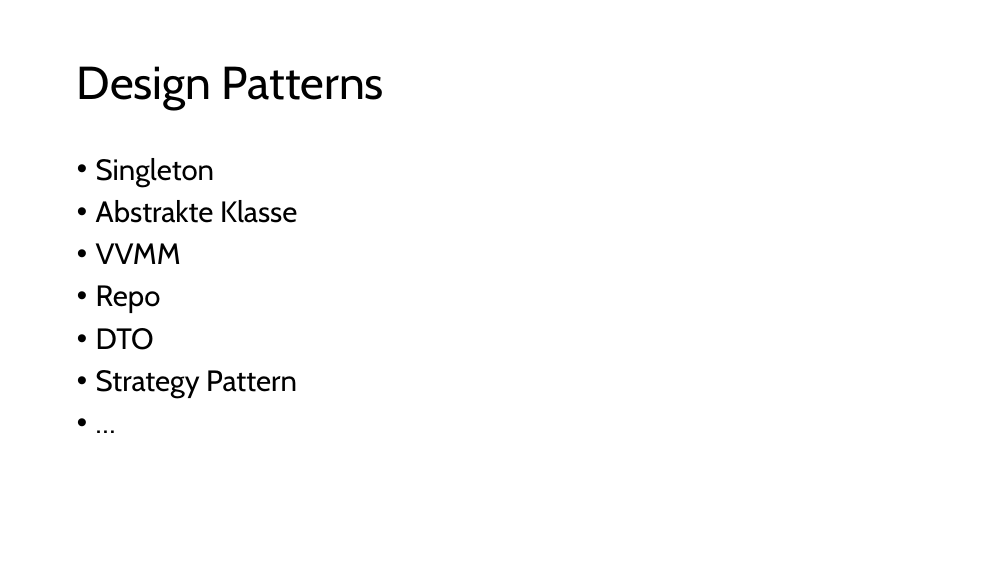
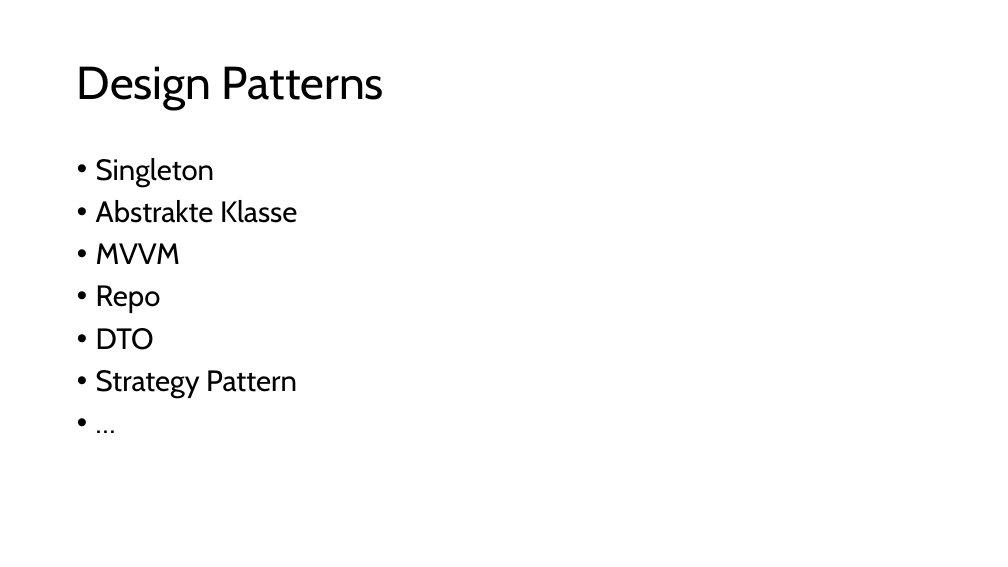
Before and after one commit to TheEinfachFelix/Invenfinity, a slide deck: slide 15 of docs/InvenfinityPresi.pptx (slide 18 before the commit). Drawn at 1008x567 pixels with LibreOffice and Linux fonts; fonts in the diff are those of the drawing. Boxes give left, top, right and bottom in pixels: in the first picture for what was removed or moved away, otherwise in the second. Text is boxed around its words. In the diff, an @@ line names an element or a change of style, - is before the commit and + after.

```diff
--- a/docs/InvenfinityPresi.pptx
+++ b/docs/InvenfinityPresi.pptx
@@ text at <box>96,243,180,264</box>: text changed @@
-• VVMM
+• MVVM
```
Also in this commit, not shown: 1 other slide changed, 1 slide added, 4 slides removed, 2 other files.
